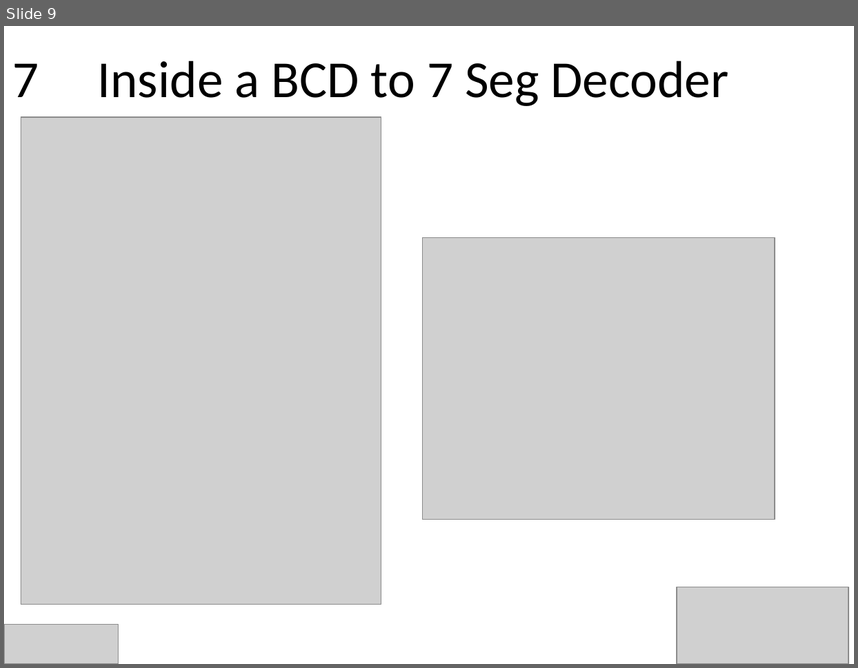
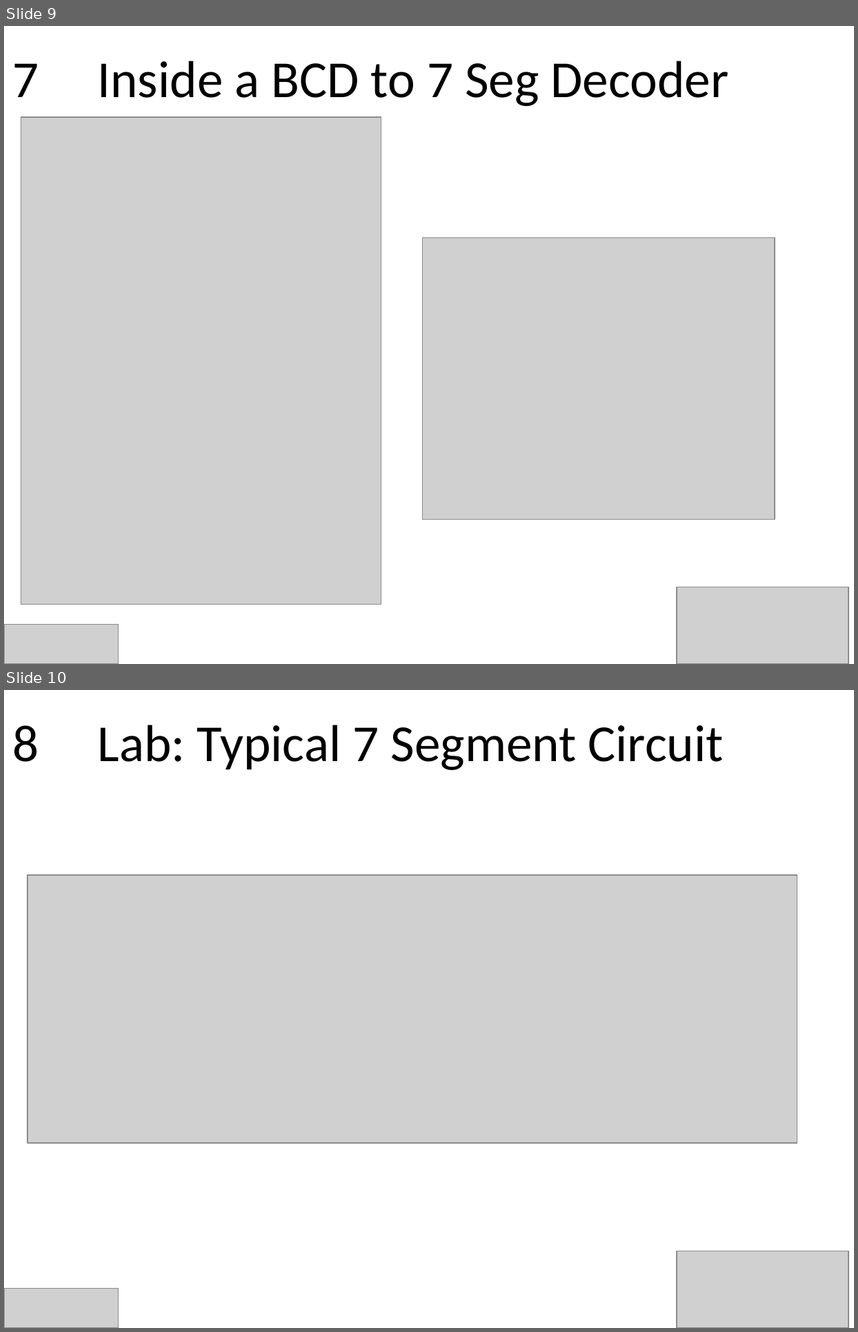
Before and after one commit to HubCityLabs/electronics-workshops-lectures, a slide deck: 200 - Digital Electronics Fundamentals/202.1/Digital Electronics Fundamentals 202.1.pptx. Shown one above the other, each under a label of ours: slide 9 before the commit, slides 9 and 10 after it. The pictures are 858x668 and 858x1332 pixels, drawn with LibreOffice and Linux fonts; fonts in the diff are those of the drawing; grey boxes stand for pictures. Boxes give left, top, right and bottom in pixels: in the first picture for what was removed or moved away, otherwise in the second. Text is boxed around its words. In the diff, an @@ line names an element or a change of style, - is before the commit and + after.

```diff
--- a/200 - Digital Electronics Fundamentals/202.1/Digital Electronics Fundamentals 202.1.pptx
+++ b/200 - Digital Electronics Fundamentals/202.1/Digital Electronics Fundamentals 202.1.pptx
@@ slide 10 added at (4,690,854,1328), background #FFFFFF @@
@@ title added at (12,724,724,770), 44 pt, text #000000 @@
+8 Lab: Typical 7 Segment Circuit
@@ picture added at (27,876,798,1143) @@
@@ picture added at (677,1250,848,1328) @@
@@ picture added at (4,1288,118,1328) @@
```
Also in this commit, not shown: 1 slide changed, 5 other files.
